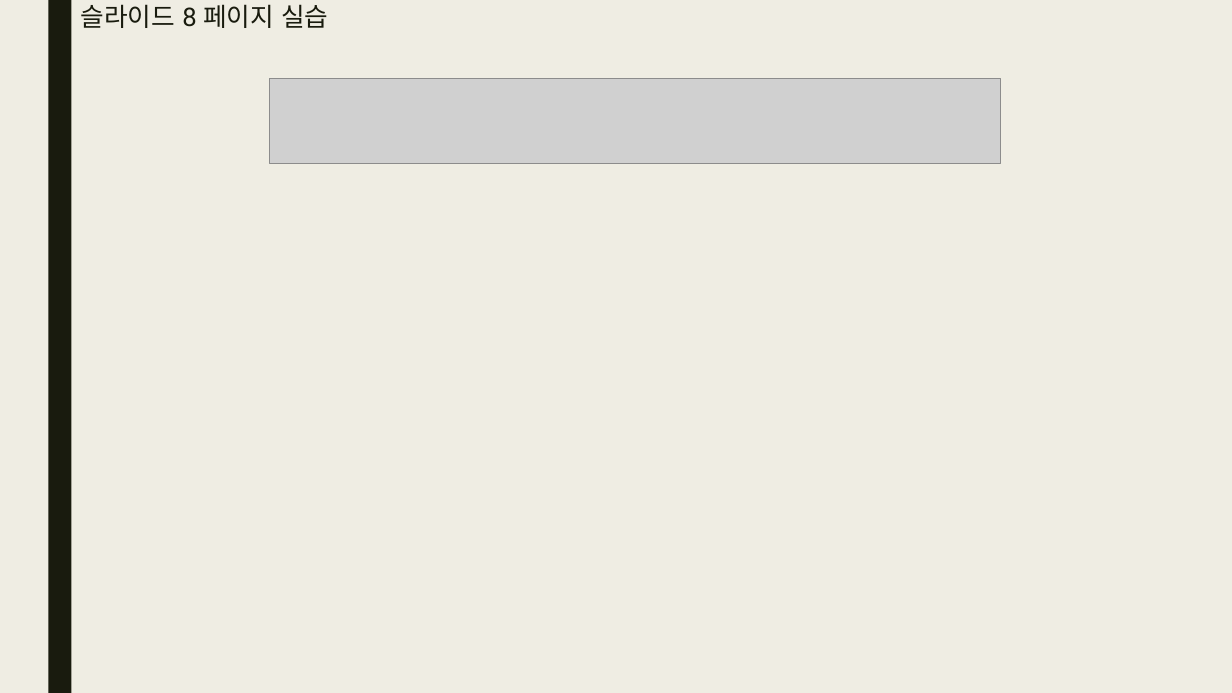
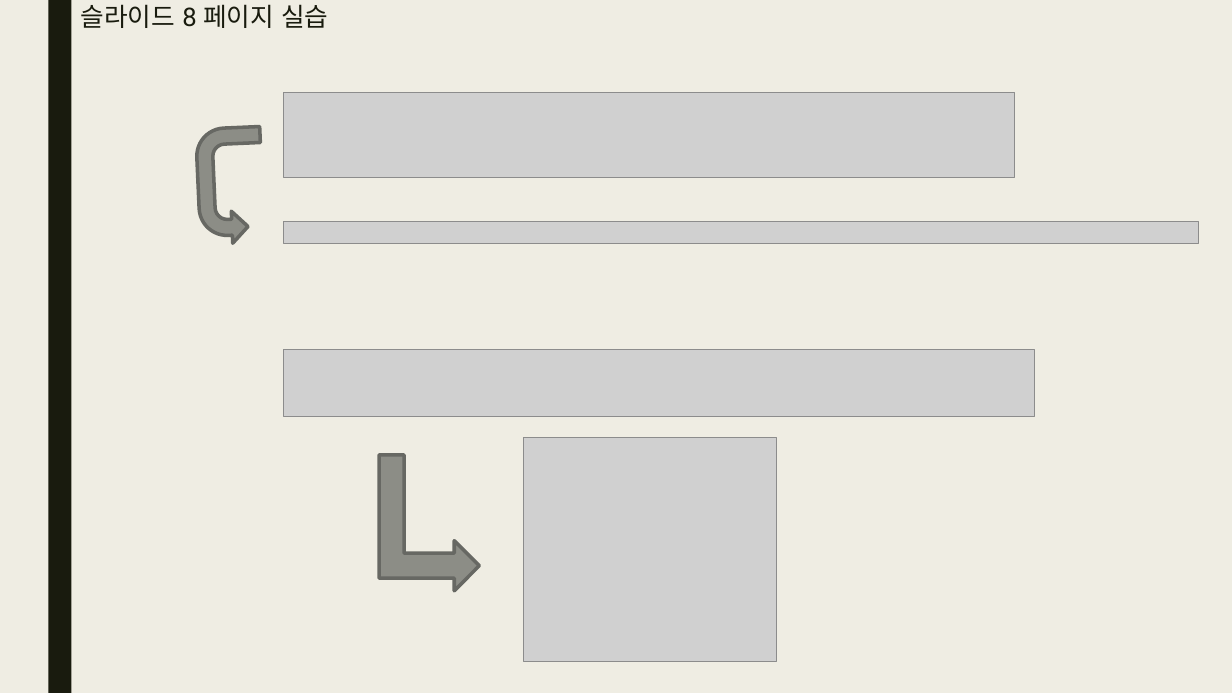
Before and after one commit to bino0130/politec-database, a slide deck: slide 18 of 데이터베이스프로그래밍 과제/20230518 데이터베이스 3강 과제 남정현.pptx. Drawn at 1232x693 pixels with LibreOffice and Linux fonts; fonts in the diff are those of the drawing; grey boxes stand for pictures. Boxes give left, top, right and bottom in pixels: in the first picture for what was removed or moved away, otherwise in the second. Text is boxed around its words. In the diff, an @@ line names an element or a change of style, - is before the commit and + after.

```diff
--- a/데이터베이스프로그래밍 과제/20230518 데이터베이스 3강 과제 남정현.pptx
+++ b/데이터베이스프로그래밍 과제/20230518 데이터베이스 3강 과제 남정현.pptx
@@ picture: place and size @@
-picture at [270,79,1002,164]
+picture at [284,92,1016,177]
@@ uturn arrow added at [196,126,265,244], fill #8C8D86, outline #686863 2.75 pt @@
@@ picture added at [284,221,1199,243] @@
@@ picture added at [284,350,1035,417] @@
@@ picture added at [524,438,777,662] @@
@@ bent up arrow added at [379,455,479,591], fill #8C8D86, outline #686863 2.75 pt @@
```
Also in this commit, not shown: 12 other slides changed, 35 slides added.
